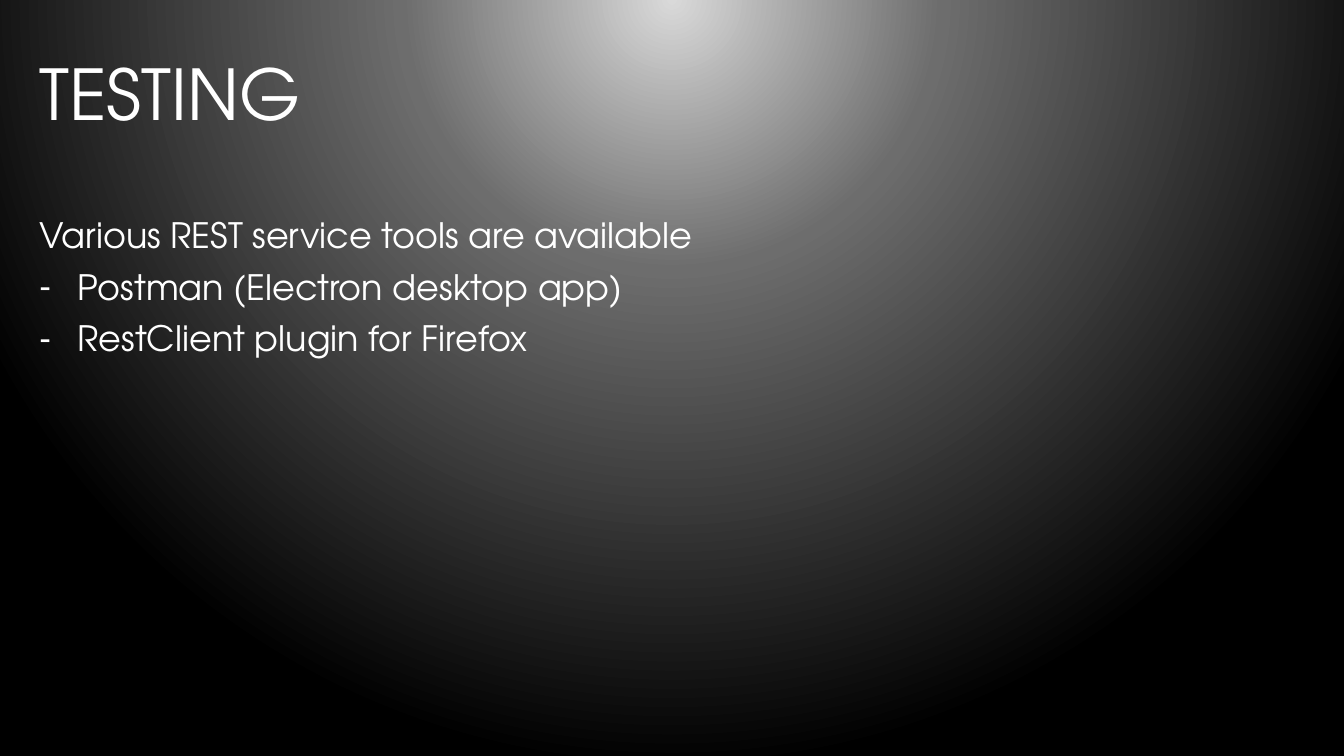
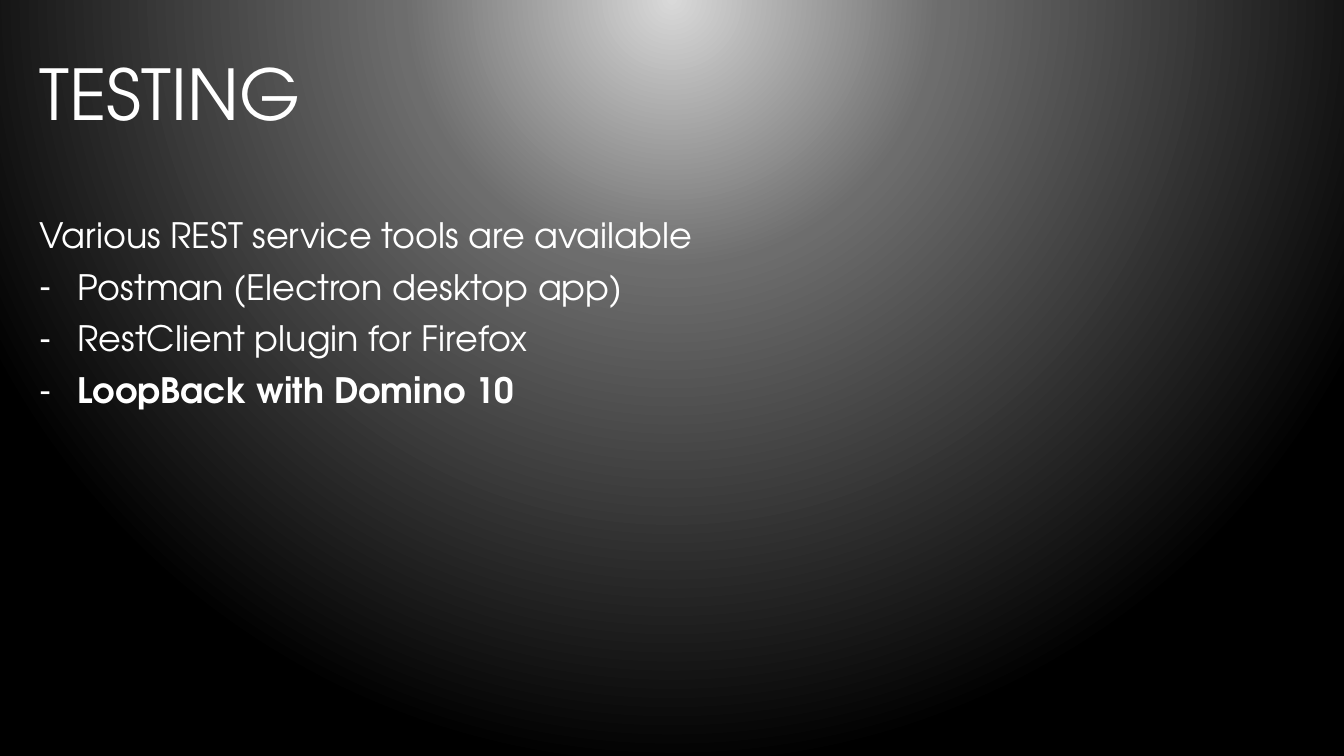
Before and after one commit to bleedingcode/domino-js-masterclass, a slide deck: slide 17 of presentation/8598 Domino and JS.pptx. Drawn at 1344x756 pixels with LibreOffice and Linux fonts; fonts in the diff are those of the drawing; background and template pictures are left out. Boxes give left, top, right and bottom in pixels: in the first picture for what was removed or moved away, otherwise in the second. Text is boxed around its words. In the diff, an @@ line names an element or a change of style, - is before the commit and + after.

Commit message:
Updates to presentation covering Domino 10 announcements

```diff
--- a/presentation/8598 Domino and JS.pptx
+++ b/presentation/8598 Domino and JS.pptx
@@ text at bbox=[77, 376, 514, 410]: paragraph added @@
+– LoopBack with Domino 10
```
Also in this commit, not shown: 4 other slides changed.
